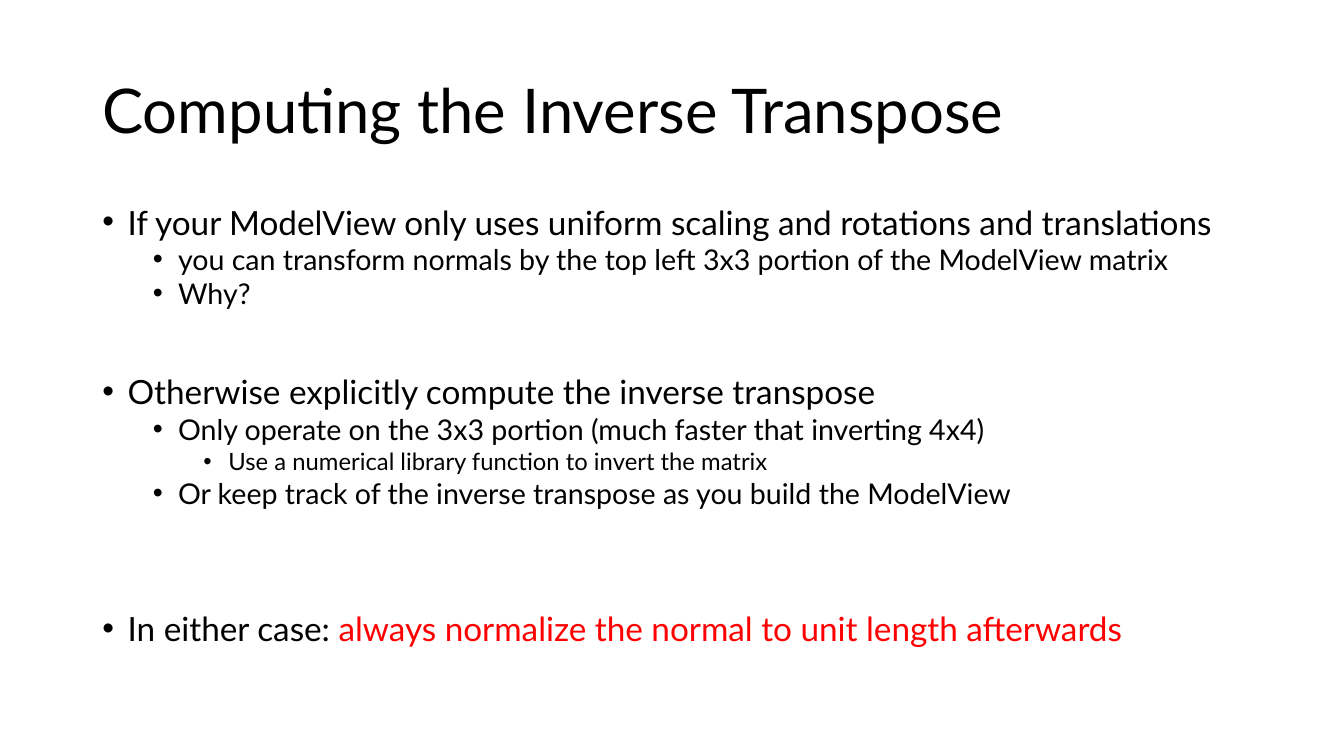
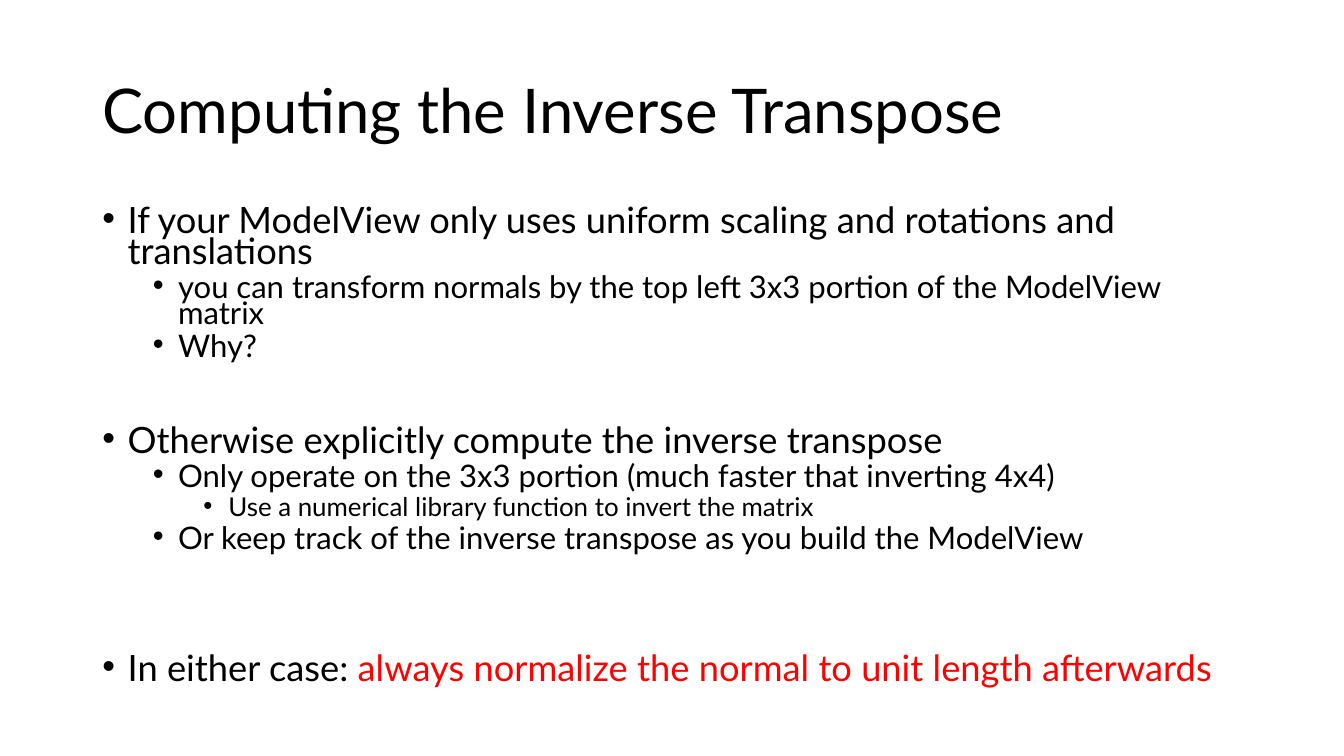
Before and after one commit to illinois-cs418/cs418CourseMaterial, a slide deck: slide 5 of Lectures/CS418-Lecture11-SurfaceNormals.pptx. Drawn at 1344x756 pixels with LibreOffice and Linux fonts; fonts in the diff are those of the drawing. Boxes give left, top, right and bottom in pixels: in the first picture for what was removed or moved away, otherwise in the second. Text is boxed around its words. In the diff, an @@ line names an element or a change of style, - is before the commit and + after.

```diff
--- a/Lectures/CS418-Lecture11-SurfaceNormals.pptx
+++ b/Lectures/CS418-Lecture11-SurfaceNormals.pptx
@@ text "If your ModelView only uses ..." at <box>128,206,1212,688</box>: size 23.8 to 25.9 pt in "If your ModelView only uses uniform scaling ...", "Otherwise explicitly compute the inverse transpose", "In either case: always normalize the normal ..."; size 20.4 to 22.2 pt in "you can transform normals by the top ...", "Why?", "Only operate on the 3x3 portion (much ...", "Or keep track of the inverse transpose ..."; size 17 to 18.5 pt in "Use a numerical library function to invert ..."; line spacing 0.8 to 0.7 @@
```
Also in this commit, not shown: 1 other slide changed, 2 slides added.
